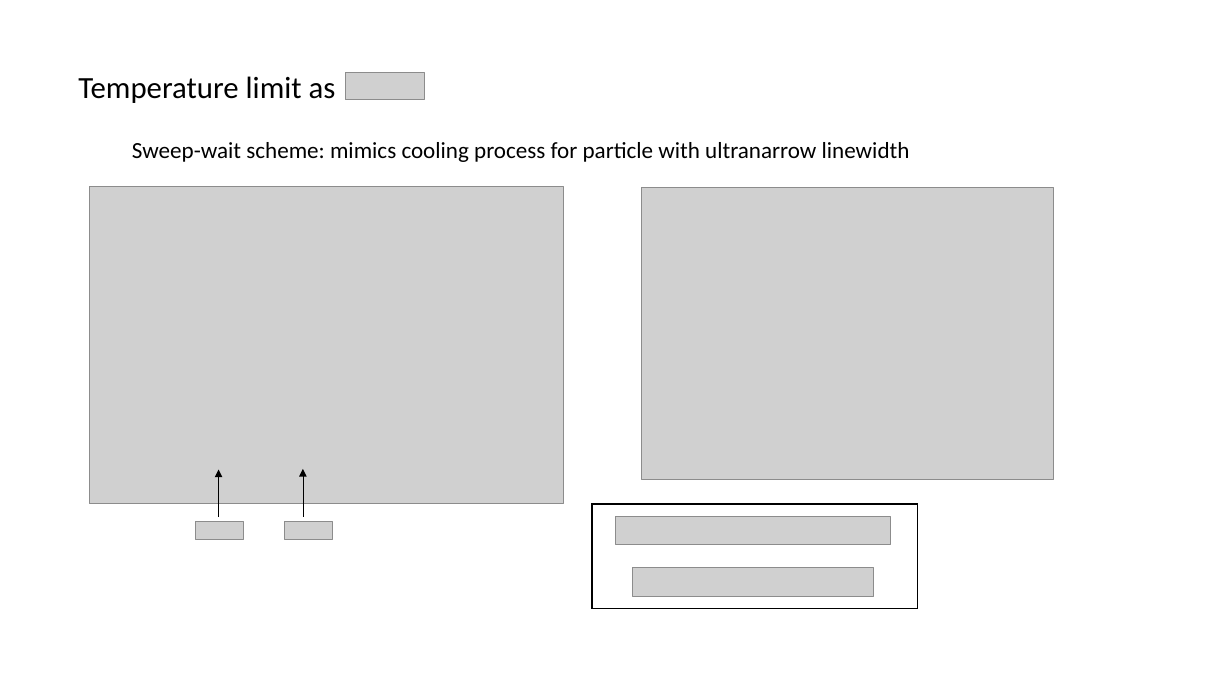
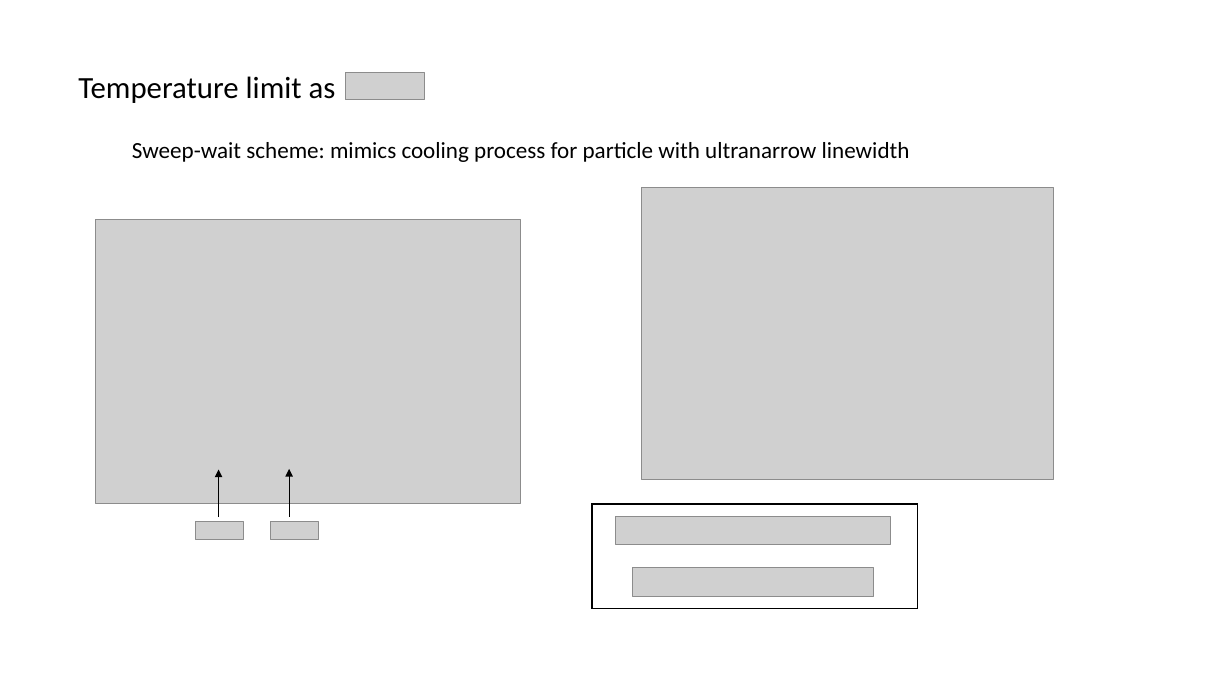
Before and after one commit to huanium/huanium, a slide deck: slide 11 of MIT PhD/ZGS/ZGS -Aug-26-2022/BUI-ZGS-Aug-26-2022.pptx. Drawn at 1232x693 pixels with LibreOffice and Linux fonts; fonts in the diff are those of the drawing; grey boxes stand for pictures. Boxes give left, top, right and bottom in pixels: in the first picture for what was removed or moved away, otherwise in the second. Text is boxed around its words. In the diff, an @@ line names an element or a change of style, - is before the commit and + after.

```diff
--- a/MIT PhD/ZGS/ZGS -Aug-26-2022/BUI-ZGS-Aug-26-2022.pptx
+++ b/MIT PhD/ZGS/ZGS -Aug-26-2022/BUI-ZGS-Aug-26-2022.pptx
@@ picture: place and size @@
-picture at (89,187,563,504)
+picture at (96,220,521,505)
@@ arrow moved from (303, 517) - (303, 469) to (289, 517) - (289, 469) @@
@@ picture: place and size @@
-picture at (284,522,332,540)
+picture at (271,522,319,540)
```
Also in this commit, not shown: 2 other slides changed, 1 slide added, 5 slides removed, 4 other files.
